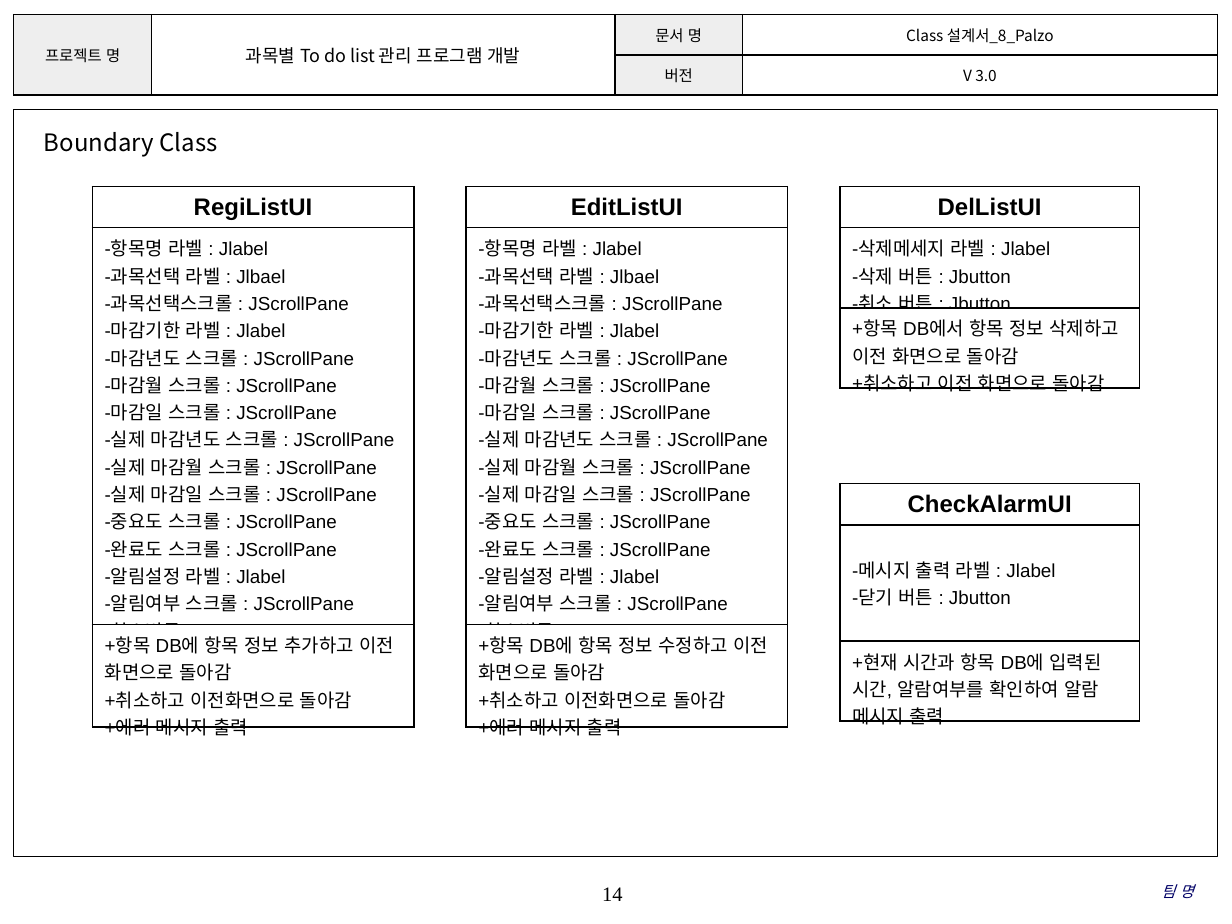
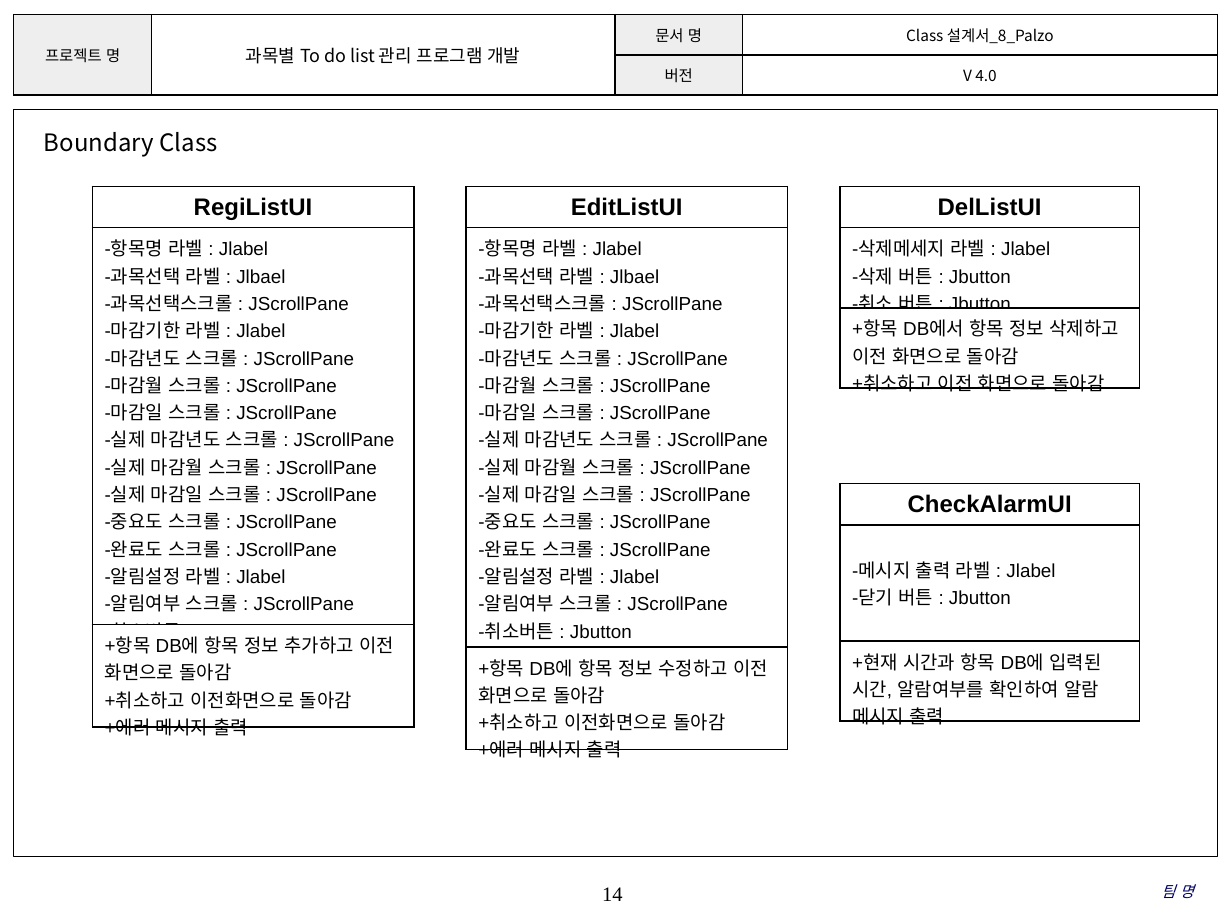
Before and after one commit to SMU-SE-Admin/18-1_8_PALZO_Doc, a slide deck: slide 14 of 03 설계/Class 설계서_8_Palzo.pptx. Drawn at 1232x924 pixels with LibreOffice and Linux fonts; fonts in the diff are those of the drawing; background and template pictures are left out. Boxes give left, top, right and bottom in pixels: in the first picture for what was removed or moved away, otherwise in the second. Text is boxed around its words. In the diff, an @@ line names an element or a change of style, - is before the commit and + after.

```diff
--- a/03 설계/Class 설계서_8_Palzo.pptx
+++ b/03 설계/Class 설계서_8_Palzo.pptx
@@ table at bbox=[14, 15, 1217, 95] @@
-row 2, column 4: V 3.0
+row 2, column 4: V 4.0
@@ table at bbox=[466, 186, 787, 793] @@
-row 2, column 1: -항목명 라벨 : Jlabel / -과목선택 라벨 : Jlbael / -과목선택스크롤 : JScrollPane / -마감기한 라벨 : Jlabel / -마감년도 스크롤 : JScrollPane / -마감월 스크롤 : JScrollPane / -마감일 스크롤 : JScrollPane / -실제 마감년도 스크롤 : JScrollPane / -실제 마감월 스크롤 : JScrollPane / -실제 마감일 스크롤 : JScrollPane / -중요도 스크롤 : JScrollPane / -완료도 스크롤 : JScrollPane / -알림설정 라벨 : Jlabel / -알림여부 스크롤 : JScrollPane / -취소버튼 : Jbutton / -변경버튼 : Jbutton
+row 2, column 1: -항목명 라벨 : Jlabel / -과목선택 라벨 : Jlbael / -과목선택스크롤 : JScrollPane / -마감기한 라벨 : Jlabel / -마감년도 스크롤 : JScrollPane / -마감월 스크롤 : JScrollPane / -마감일 스크롤 : JScrollPane / -실제 마감년도 스크롤 : JScrollPane / -실제 마감월 스크롤 : JScrollPane / -실제 마감일 스크롤 : JScrollPane / -중요도 스크롤 : JScrollPane / -완료도 스크롤 : JScrollPane / -알림설정 라벨 : Jlabel / -알림여부 스크롤 : JScrollPane / -취소버튼 : Jbutton / -변경버튼 : Jbutton / -삭제버튼 : JButton
```
Also in this commit, not shown: 12 other slides changed.
